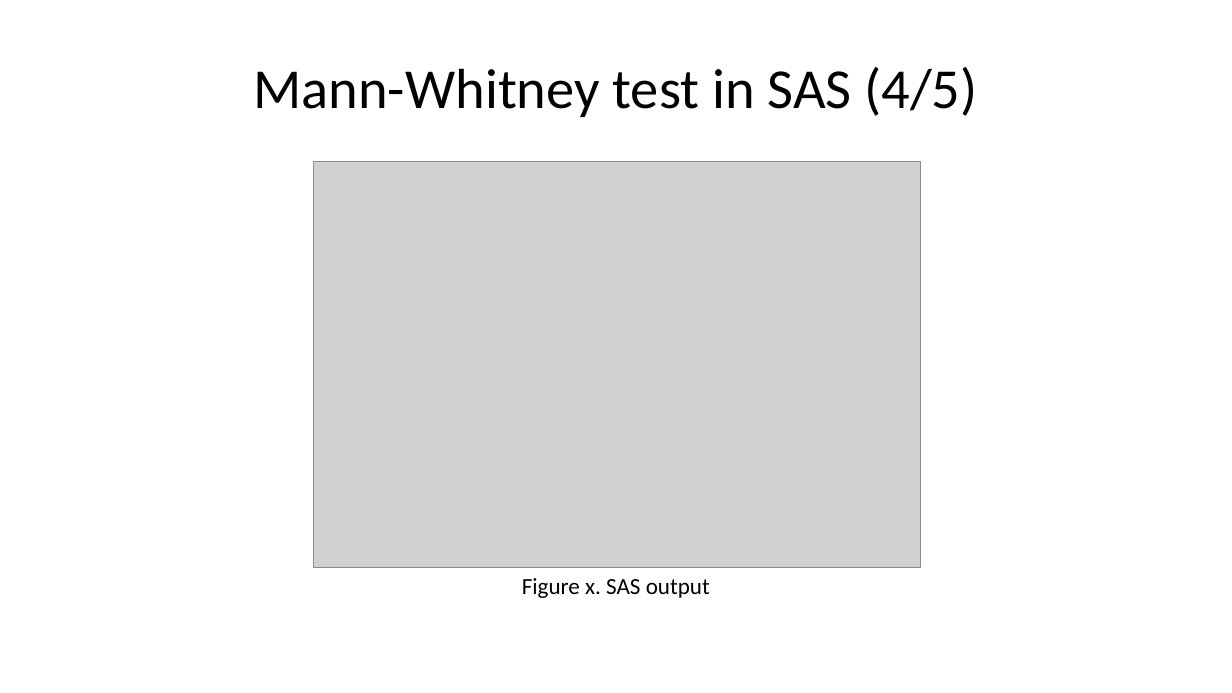
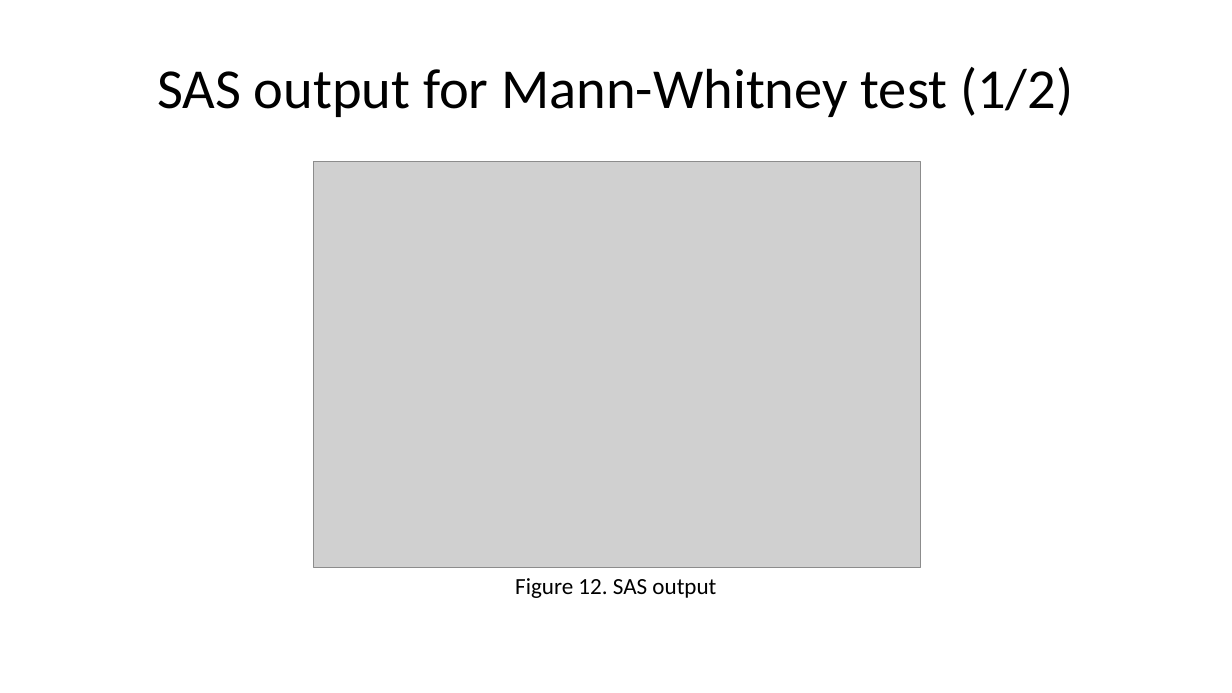
Before and after one commit to pmean/talks, a slide deck: slide 43 of exact-tests/results/exact-and-randomization-tests.pptx. Drawn at 1232x693 pixels with LibreOffice and Linux fonts; fonts in the diff are those of the drawing; grey boxes stand for pictures. Boxes give left, top, right and bottom in pixels: in the first picture for what was removed or moved away, otherwise in the second. Text is boxed around its words. In the diff, an @@ line names an element or a change of style, - is before the commit and + after.

```diff
--- a/exact-tests/results/exact-and-randomization-tests.pptx
+++ b/exact-tests/results/exact-and-randomization-tests.pptx
@@ title at bbox=[157, 67, 1073, 117]: text changed @@
-Mann-Whitney test in SAS (4/5)
+SAS output for Mann-Whitney test (1/2)
@@ text at bbox=[515, 578, 716, 598]: text changed @@
-Figure x. SAS output
+Figure 12. SAS output
```
Also in this commit, not shown: 26 other slides changed, 14 slides added, 5 slides removed, 9 other files.
